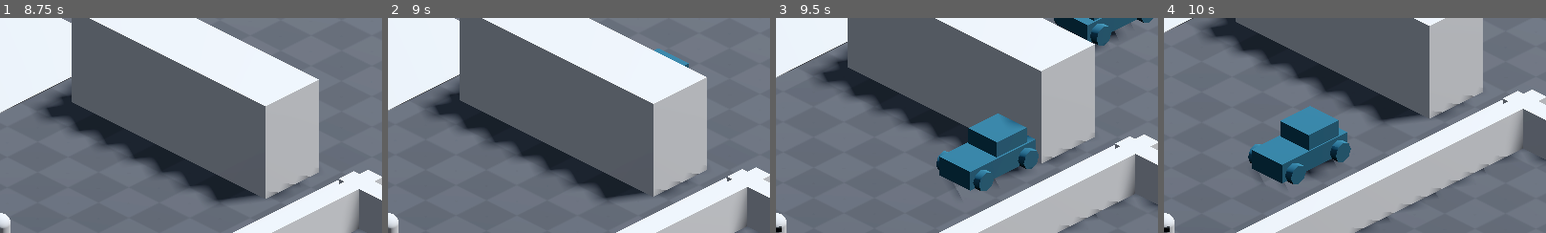
Above: before the commit, frames 1-4 (left to right).
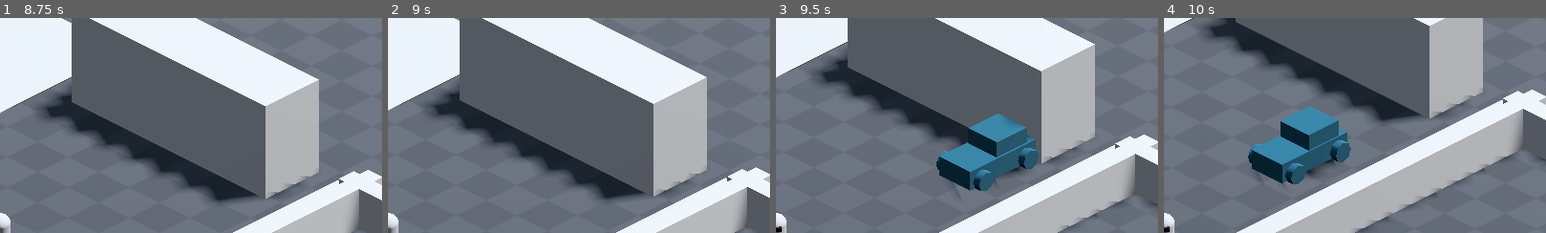
Above: after the commit, the same moments.

Repository: YordanosZt/brackeys-game-jam
Game: Godot game, scene res://UI/main_menu.tscn
The game is run twice, just before and just after one commit, with the same random seed, the same clock (stepped at 60 frames per second) and the same inputs.
Inputs (mouse positions are % of the whole screen's width and height, from its top left):
- Up to frame 1 (8.75 s): click "Start" at 0.5 s; tap Enter at 1.25, 7.35 s; move the mouse to (72, 45) at 1.27 s; hold D (right) 1.28-2 s; tap Backspace at 1.35 s; click (72, 45) at 1.42 s; drag from (30, 55) to (45, 70) at 2.02 s; move the mouse to (60, 28) at 2.77 s; hold D (right) 2.78-3.5 s; tap F at 2.85 s; drag from (45, 70) to (20, 35) at 3.52 s; move the mouse to (80, 65) at 4.27 s; hold A (left) 4.28-5 s; tap Z at 4.35 s; drag from (20, 35) to (35, 25) at 5.02 s; move the mouse to (55, 50) at 5.77 s; hold S (down) 5.78-6.5 s; tap Delete at 5.85 s; click (55, 50) at 5.92 s; drag from (35, 25) to (30, 55) at 6.52 s; move the mouse to (72, 45) at 7.27 s; hold W (up) 7.28-8 s; drag from (30, 55) to (45, 70) at 8.02 s
- Up to frame 2 (9 s): move the mouse to (60, 28) at 8.77 s; hold S (down) from 8.78 s (still down); tap Backspace at 8.85 s
- Up to frame 3 (9.5 s): keep holding S (down)
- Up to frame 4 (10 s): release S (down) at 9.5 s; drag from (45, 70) to (20, 35) at 9.52 s
The pictures show only the part of the screen within x 50-100%, y 0-50%; the shares and areas given below are measured in that part.

Frame 1 is identical in both runs. In frame 2, 0.2% of the frame differs, in the area x 69-79%, y 14-24%; in frame 3, 1.7%, in the area x 72-99%, y 0-16%; in frame 4, nothing differs.

Commit message:
Add car spawn cleanup

Diff:
--- a/Entities/Obstacles/Car/car.gd
+++ b/Entities/Obstacles/Car/car.gd
@@ -6,3 +6,7 @@
 	var move_vec = transform.basis.z * speed * delta
 
 	global_translate(move_vec)
+
+
+func _on_hurt_box_area_entered(area: Area3D) -> void:
+	queue_free()
--- a/Entities/Obstacles/Car/car.tscn
+++ b/Entities/Obstacles/Car/car.tscn
@@ -1,9 +1,14 @@
-[gd_scene load_steps=3 format=3 uid="uid://ba4o2w5oylmo3"]
+[gd_scene load_steps=6 format=3 uid="uid://ba4o2w5oylmo3"]
 
 [ext_resource type="Script" path="res://Entities/Obstacles/Car/car.gd" id="1_r2w5c"]
+[ext_resource type="PackedScene" uid="uid://yclwoymomyov" path="res://Reusables/Triggers/hurt_box.tscn" id="2_c7vnr"]
+[ext_resource type="PackedScene" uid="uid://bu3u3f2nxqptd" path="res://Reusables/Triggers/hit_box.tscn" id="3_w833u"]
 
 [sub_resource type="StandardMaterial3D" id="StandardMaterial3D_fsdkw"]
 albedo_color = Color(0.0480917, 0.236317, 0.293382, 1)
+
+[sub_resource type="BoxShape3D" id="BoxShape3D_lortl"]
+size = Vector3(1.99438, 1.96533, 4.30518)
 
 [node name="Car" type="Node3D"]
 script = ExtResource("1_r2w5c")
@@ -39,3 +44,19 @@
 transform = Transform3D(-4.37114e-08, 1, 0, -1, -4.37114e-08, 0, 0, 0, 1, -1.13635, 1.20496, -1.49239)
 material_override = SubResource("StandardMaterial3D_fsdkw")
 height = 0.601293
+
+[node name="HurtBox" parent="." instance=ExtResource("2_c7vnr")]
+collision_mask = 16
+
+[node name="CollisionShape3D" type="CollisionShape3D" parent="HurtBox"]
+transform = Transform3D(1, 0, 0, 0, 1, 0, 0, 0, 1, 0, 1.68726, 0.0090332)
+shape = SubResource("BoxShape3D_lortl")
+
+[node name="HitBox" parent="." instance=ExtResource("3_w833u")]
+collision_layer = 4
+
+[node name="CollisionShape3D2" type="CollisionShape3D" parent="HitBox"]
+transform = Transform3D(1, 0, 0, 0, 1, 0, 0, 0, 1, 0, 1.68726, 0.0090332)
+shape = SubResource("BoxShape3D_lortl")
+
+[connection signal="area_entered" from="HurtBox" to="." method="_on_hurt_box_area_entered"]
--- a/Reusables/Spawner/spawner.tscn
+++ b/Reusables/Spawner/spawner.tscn
@@ -1,6 +1,10 @@
-[gd_scene load_steps=2 format=3 uid="uid://cqsr6amxf6wgr"]
+[gd_scene load_steps=4 format=3 uid="uid://cqsr6amxf6wgr"]
 
 [ext_resource type="Script" path="res://Reusables/Spawner/spawner.gd" id="1_64upg"]
+[ext_resource type="PackedScene" uid="uid://bu3u3f2nxqptd" path="res://Reusables/Triggers/hit_box.tscn" id="2_80ka3"]
+
+[sub_resource type="BoxShape3D" id="BoxShape3D_udsox"]
+size = Vector3(12.679, 1, 1)
 
 [node name="Spawner" type="Node3D" node_paths=PackedStringArray("spawn_pts")]
 script = ExtResource("1_64upg")
@@ -24,4 +28,15 @@
 [node name="Timer" type="Timer" parent="."]
 autostart = true
 
+[node name="HitBox" parent="." instance=ExtResource("2_80ka3")]
+collision_layer = 16
+
+[node name="CollisionShape3D" type="CollisionShape3D" parent="HitBox"]
+transform = Transform3D(1, 0, 0, 0, 1, 0, 0, 0, 1, 1.36511, 2.03958, -27.5895)
+shape = SubResource("BoxShape3D_udsox")
+
+[node name="CollisionShape3D2" type="CollisionShape3D" parent="HitBox"]
+transform = Transform3D(1, 0, 0, 0, 1, 0, 0, 0, 1, 1.36511, 2.03958, 24.8486)
+shape = SubResource("BoxShape3D_udsox")
+
 [connection signal="timeout" from="Timer" to="." method="_on_timer_timeout"]
--- a/project.godot
+++ b/project.godot
@@ -70,3 +70,4 @@
 3d_physics/layer_2="Player"
 3d_physics/layer_3="Obstacle"
 3d_physics/layer_4="DeliveryItem"
+3d_physics/layer_5="ObstacleHazard"
